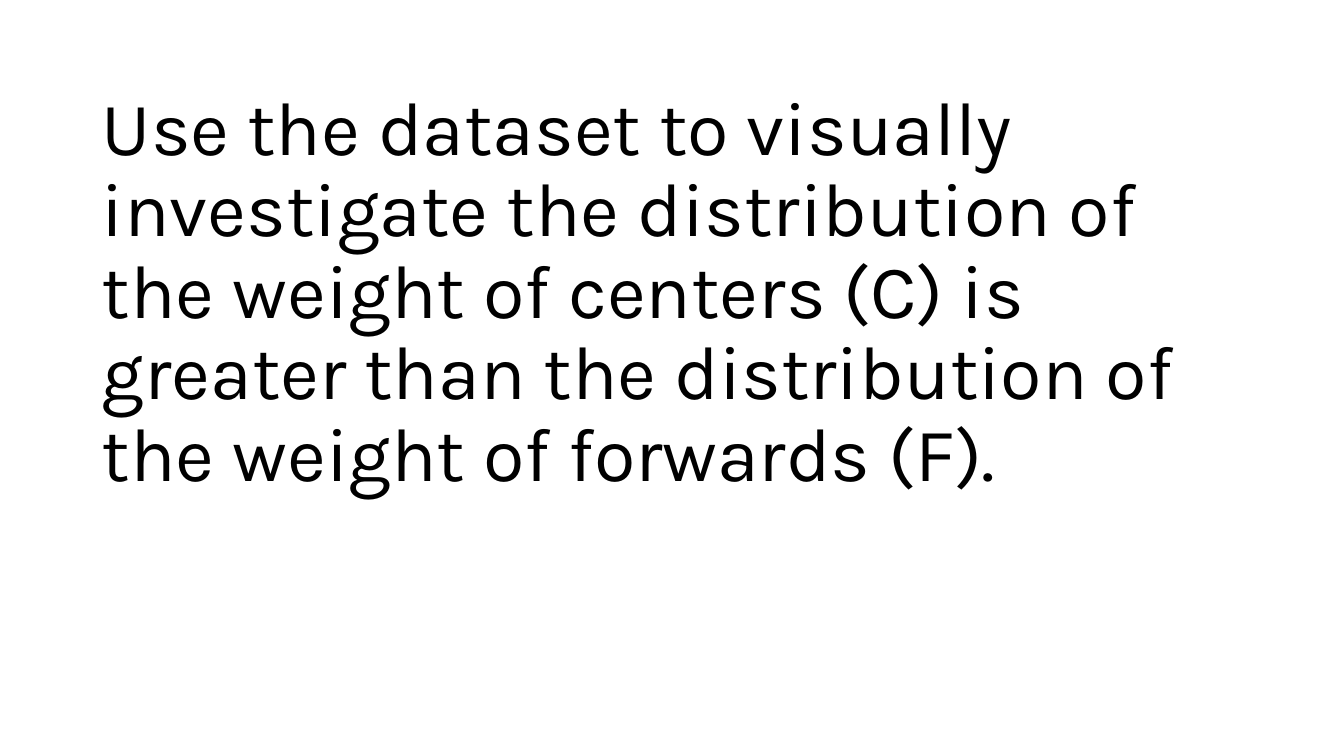
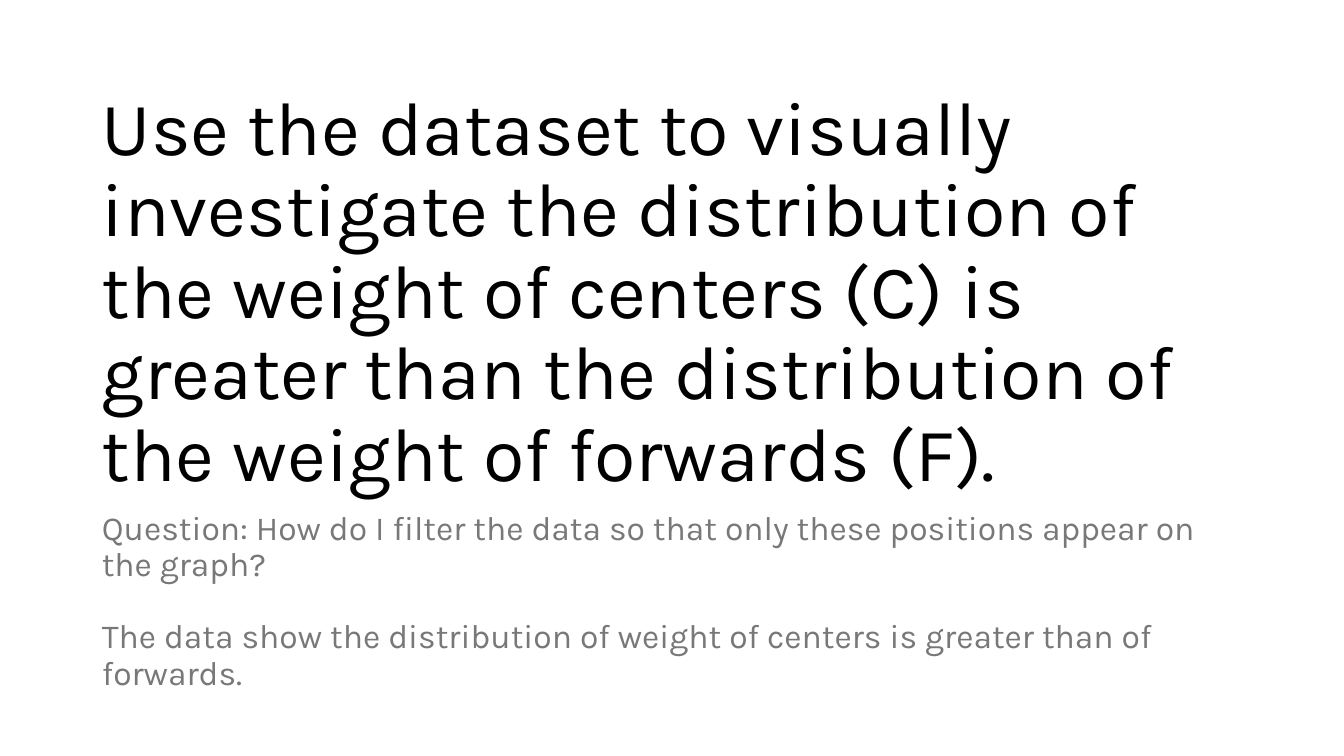
Before and after one commit to Iwestlauer/doing_data_science, a slide deck: slide 5 of Unit 2 Visualization/Isabella_Westlauer_FLS_Unit2.pptx (slide 6 before the commit). Drawn at 1344x756 pixels with LibreOffice and Linux fonts; fonts in the diff are those of the drawing. Boxes give left, top, right and bottom in pixels: in the first picture for what was removed or moved away, otherwise in the second. Text is boxed around its words. In the diff, an @@ line names an element or a change of style, - is before the commit and + after.

```diff
--- a/Unit 2 Visualization/Isabella_Westlauer_FLS_Unit2.pptx
+++ b/Unit 2 Visualization/Isabella_Westlauer_FLS_Unit2.pptx
@@ text added at <box>102,517,1195,686</box>, 24 pt, text #797979 @@
+Question: How do I filter the data so that only these positions appear on the graph?
+The data show the distribution of weight of centers is greater than of forwards.
```
Also in this commit, not shown: 1 other slide changed, 11 slides added, 10 slides removed, 1 other file.
